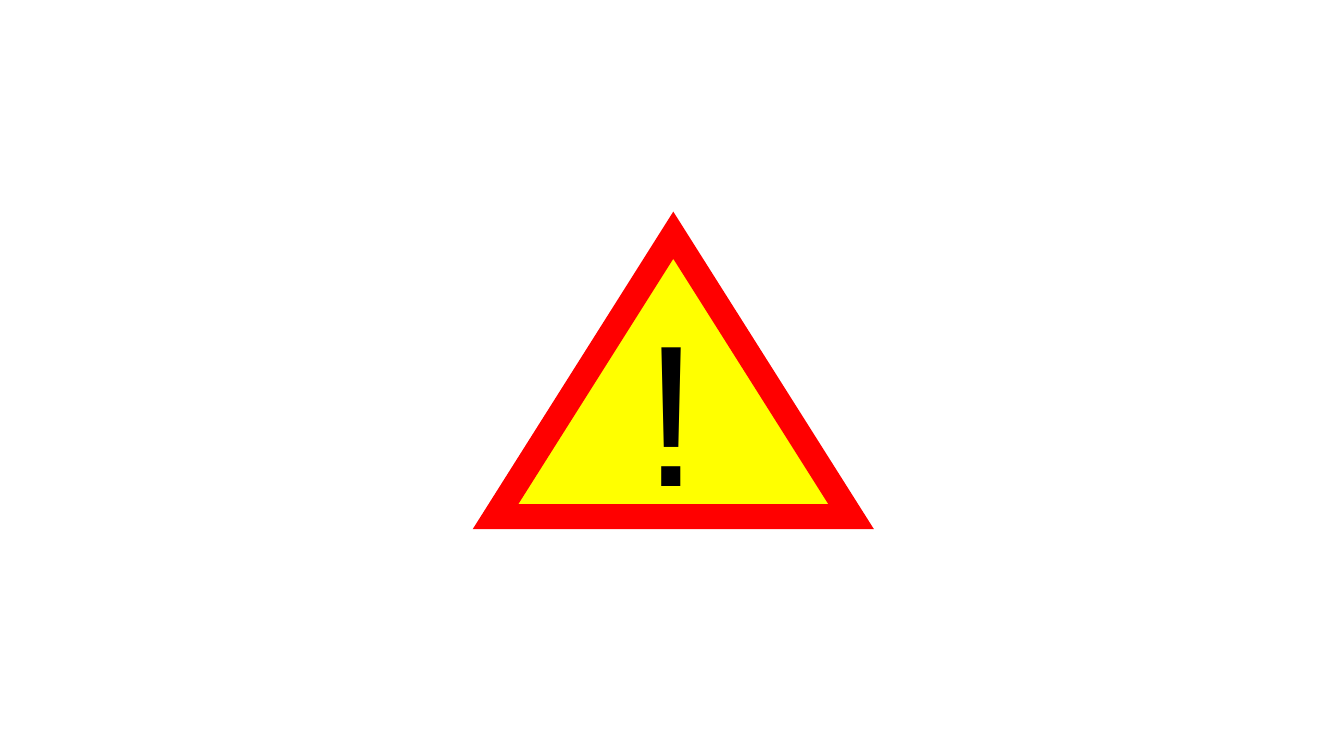
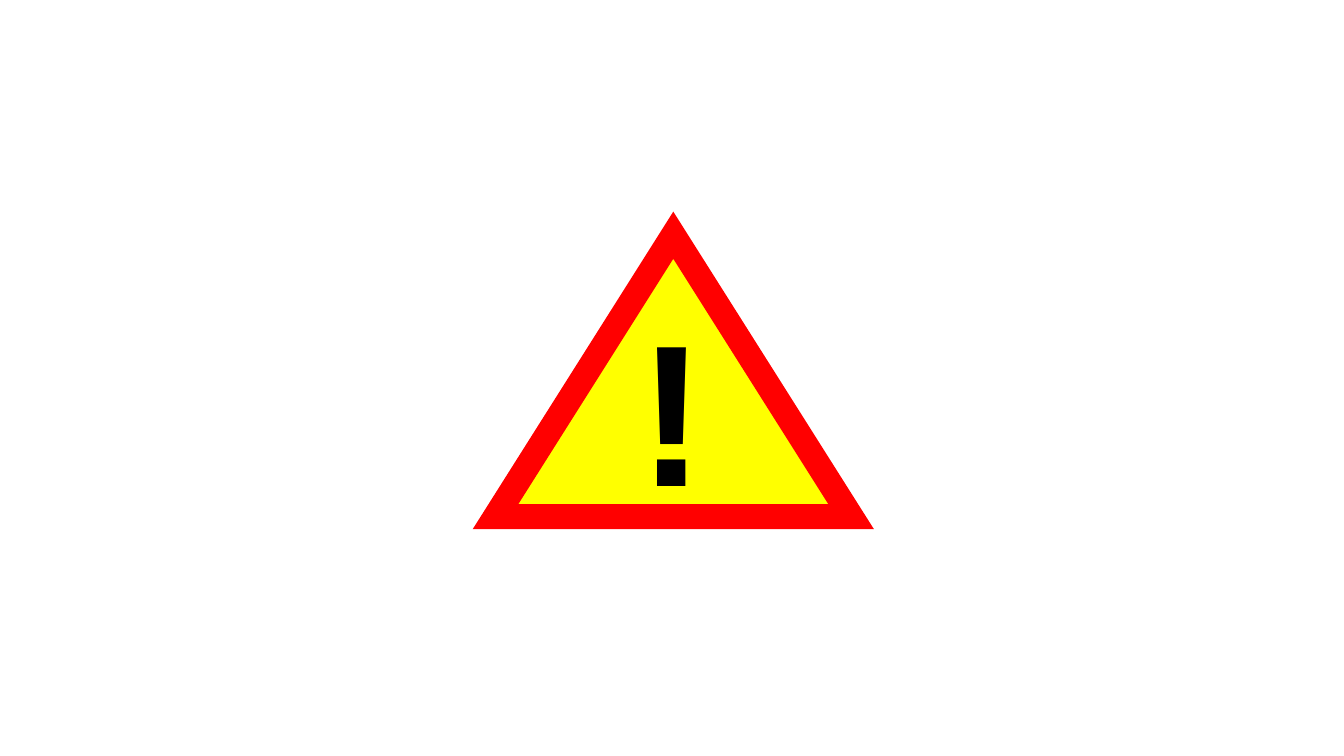
Before and after one commit to ericminikel/cureffi, a slide deck: slide 1 of media/2019/04/deprecated.ppt. Drawn at 1344x756 pixels with LibreOffice and Linux fonts; fonts in the diff are those of the drawing. Boxes give left, top, right and bottom in pixels: in the first picture for what was removed or moved away, otherwise in the second. Text is boxed around its words. In the diff, an @@ line names an element or a change of style, - is before the commit and + after.

```diff
--- a/media/2019/04/deprecated.ppt
+++ b/media/2019/04/deprecated.ppt
@@ text "!" at bbox=[628, 279, 714, 531]: bold on @@
```
Also in this commit, not shown: 1 other file.
